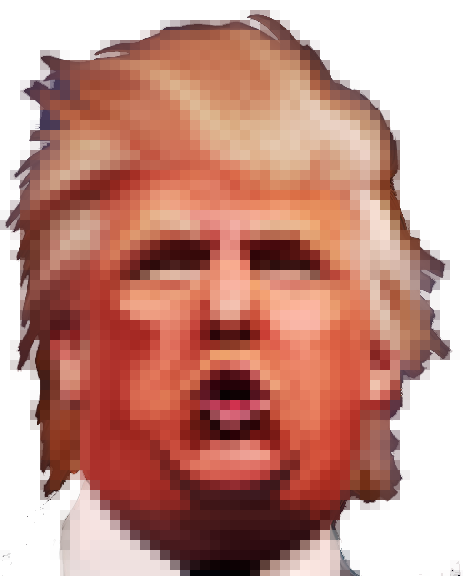
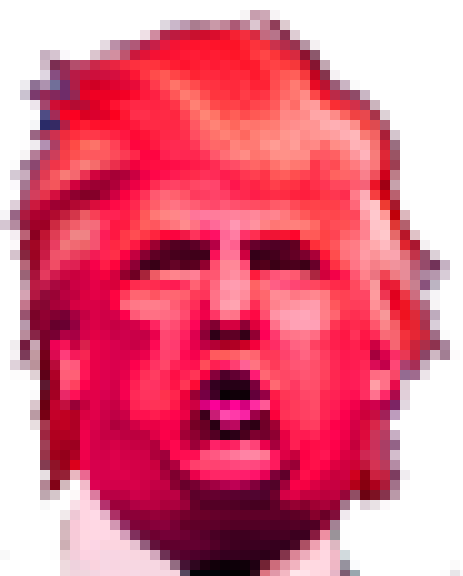
Two versions of the same layered image (463×576). Layer-by-layer changes:
added layer "Layer 0 copy 4" above "Layer 0 copy 3" over [0, 10, 461, 576]
hid "Layer 0 copy" over [0, 10, 461, 576]
hid "Layer 0" over [2, 14, 461, 576]
